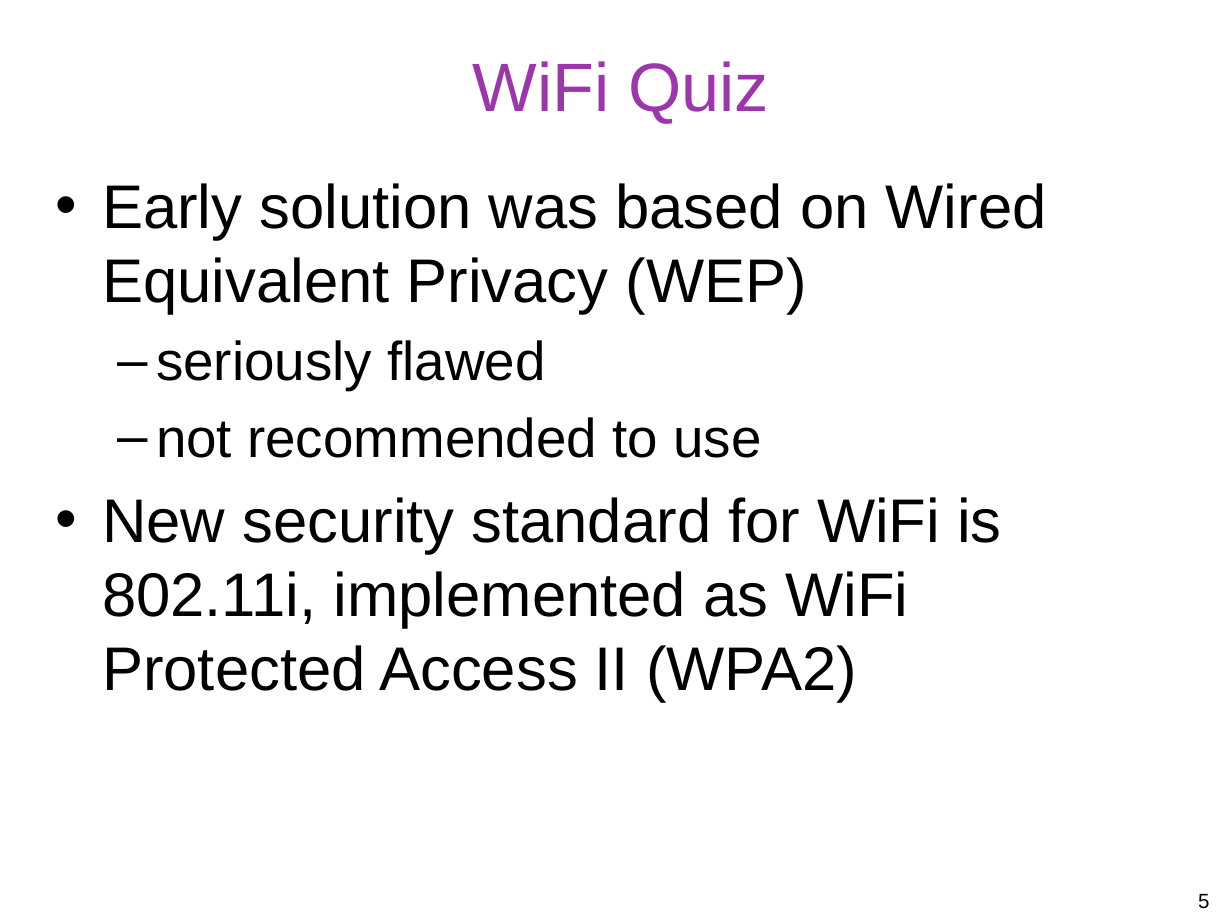
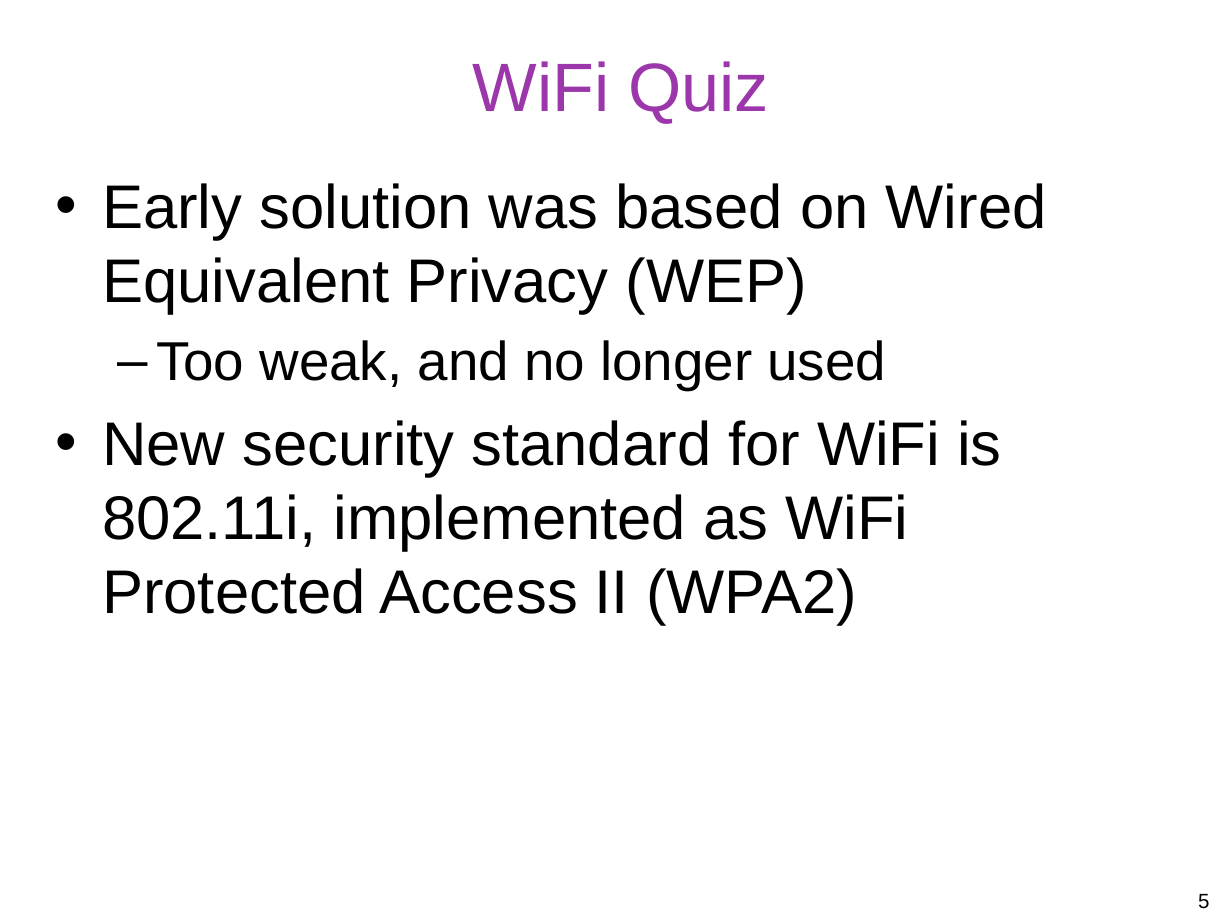
Before and after one commit to gulaoshi/gu.github.io, a slide deck: slide 5 of InfoSec/PPTs/L15-CH24-Wireless Mobile Security.pptx. Drawn at 1232x924 pixels with LibreOffice and Linux fonts; fonts in the diff are those of the drawing. Boxes give left, top, right and bottom in pixels: in the first picture for what was removed or moved away, otherwise in the second. Text is boxed around its words. In the diff, an @@ line names an element or a change of style, - is before the commit and + after.

```diff
--- a/InfoSec/PPTs/L15-CH24-Wireless Mobile Security.pptx
+++ b/InfoSec/PPTs/L15-CH24-Wireless Mobile Security.pptx
@@ text at bbox=[156, 340, 887, 390]: text changed @@
-  – seriously flawed
-  – not recommended to use
+  – Too weak, and no longer used
```
Also in this commit, not shown: 2 other files.
